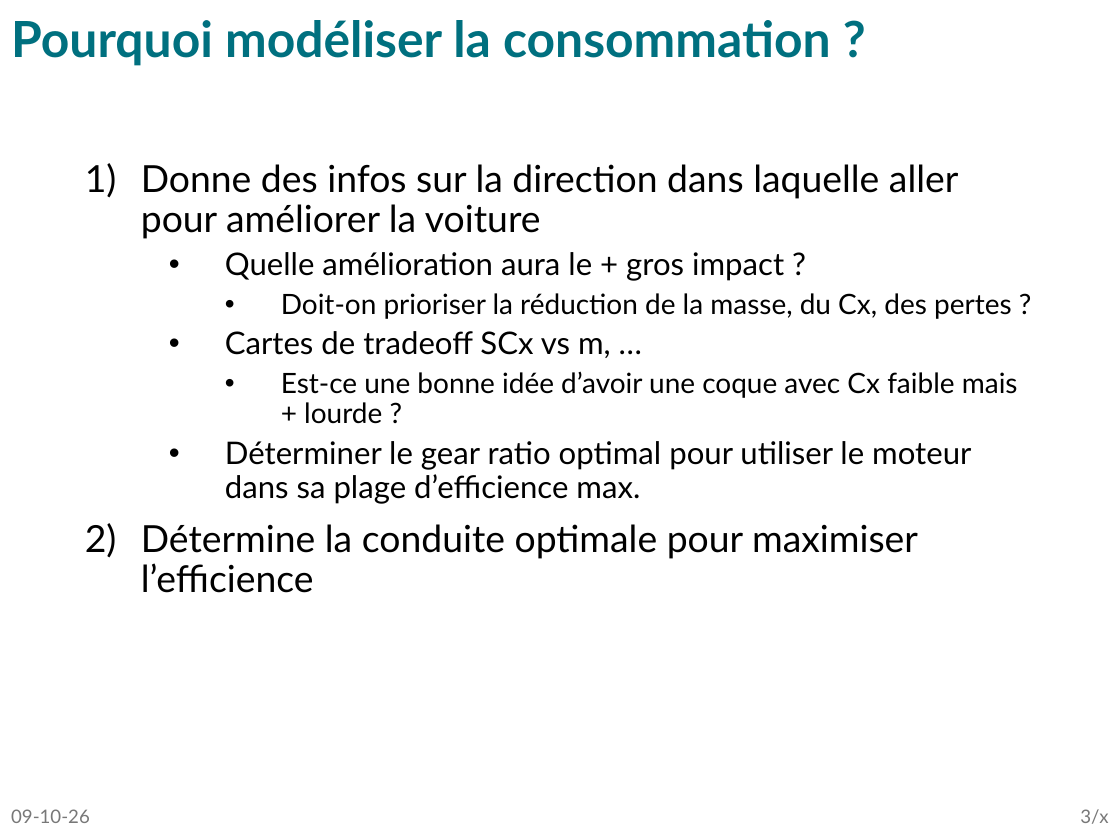
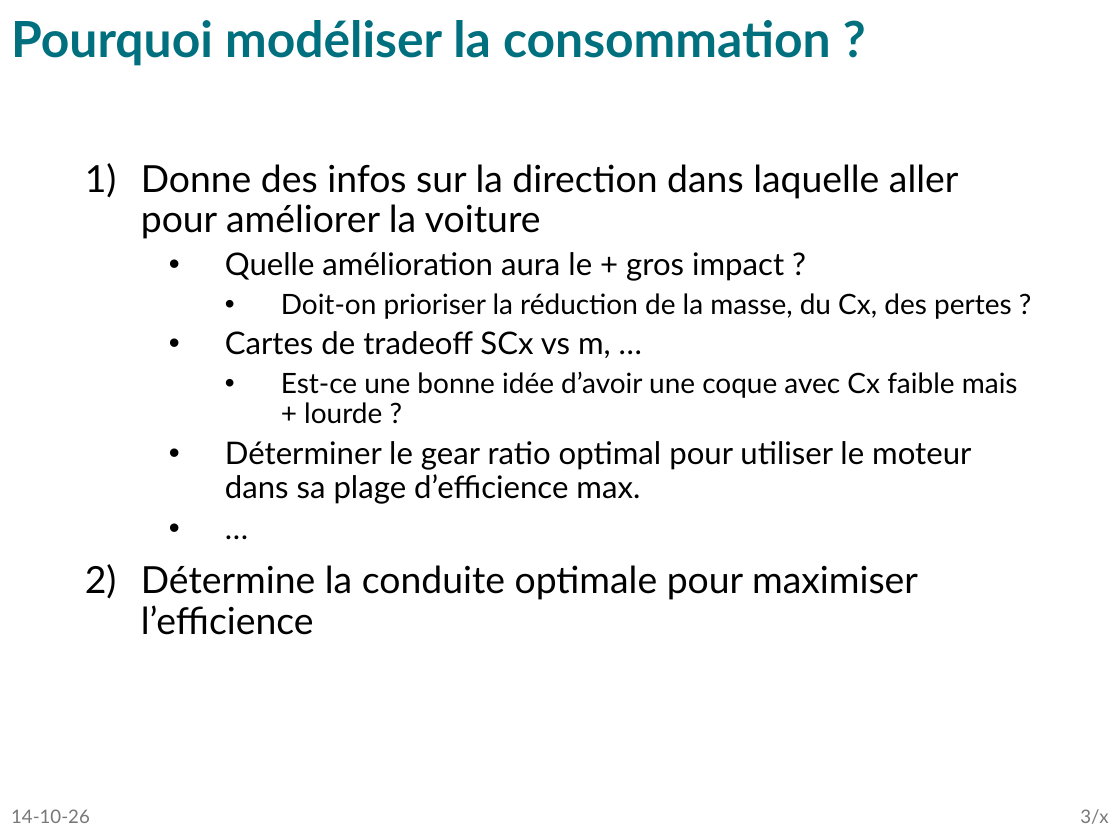
Before and after one commit to tomBeauve/ShellEcoLiege, a slide deck: slide 3 of Efficiency_calculator/SEM_lapTime_consumption.pptx. Drawn at 1120x840 pixels with LibreOffice and Linux fonts; fonts in the diff are those of the drawing. Boxes give left, top, right and bottom in pixels: in the first picture for what was removed or moved away, otherwise in the second. Text is boxed around its words. In the diff, an @@ line names an element or a change of style, - is before the commit and + after.

```diff
--- a/Efficiency_calculator/SEM_lapTime_consumption.pptx
+++ b/Efficiency_calculator/SEM_lapTime_consumption.pptx
@@ text at box(141, 164, 1018, 635): paragraph added @@
+  • …
@@ text at box(11, 809, 90, 823): text changed @@
-09-10-26
+14-10-26
```
Also in this commit, not shown: 27 other slides changed, 1 slide added, 4 other files.
